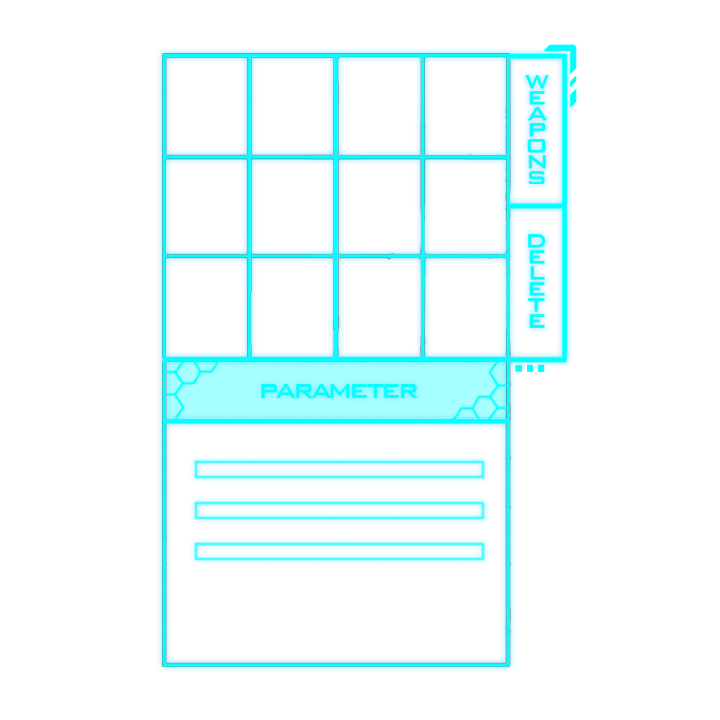
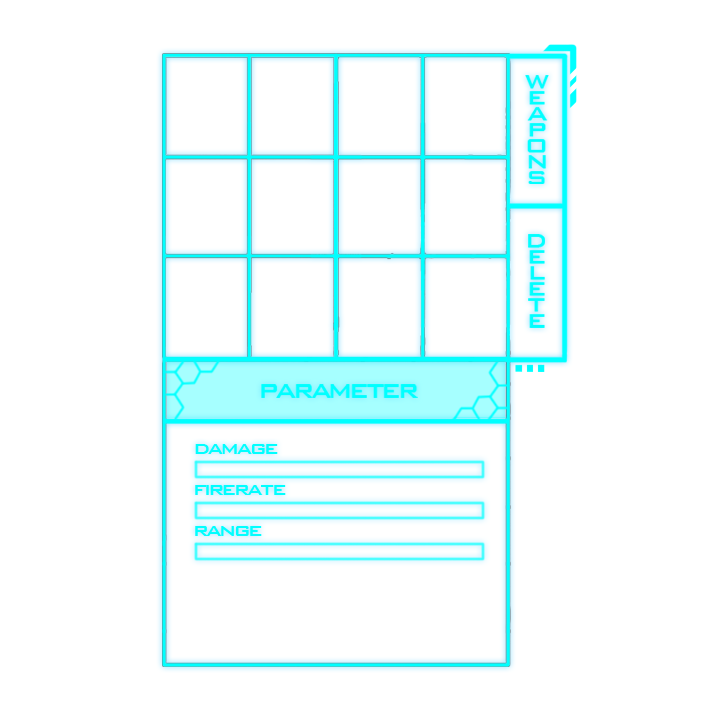
Revision of a layered 720×720 image; what changed, layer by layer:
showed "レイヤー 1" over <box>190,520,266,541</box>
showed "レイヤー 2" over <box>190,479,290,500</box>
showed "firerate" over <box>190,439,282,459</box>
